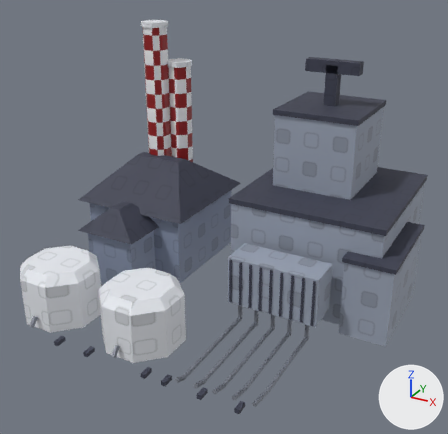
What one commit did to the FBX model power_a_city/modeles/Centrale_Rouge_Blanc.fbx.
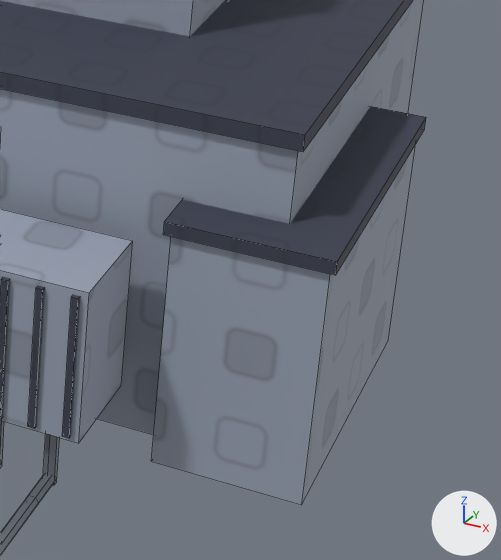
Each version appears first whole from a 50 mm camera at (8.1, -14.33, 9.73) aimed at (0.38, -0.28, 2.7), and next in a close-up on the part from 65% to 100% of the width and 43% to 84% of the height. Arrows for +X, +Y and +Z are at lower right; the lights stay in place. The last two pictures show the newer version. The close-ups show mesh edges as thin lines. Objects named as collision shapes, trigger or cutter boxes, shadow casters or lower levels of detail are left out. Vertices at exactly the same position are counted once.

In view in the first close-up: 'Centrale_Rouge_Blanc'.
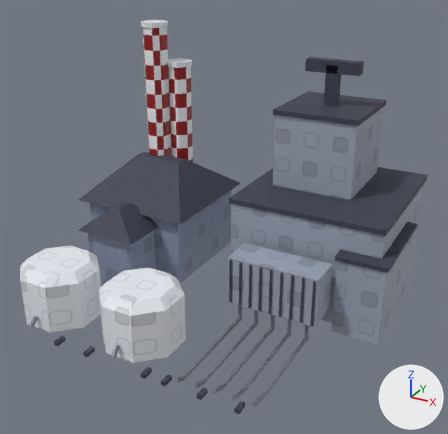
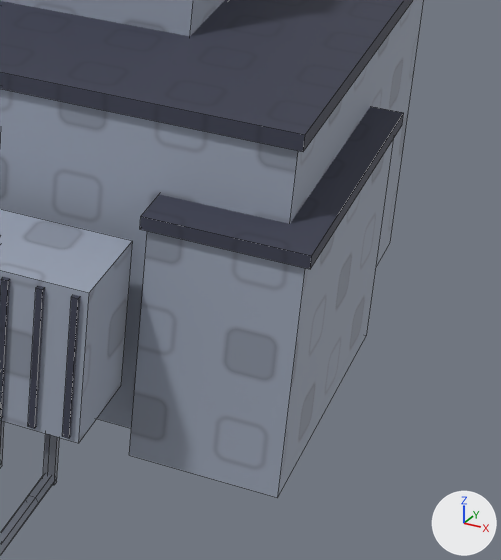
Location of each change, [x1, y1, x2, y2] in pixels of the close-ups (501 x 560 px; the box of a moved part takes in the faces that stretch with it):
'Centrale_Rouge_Blanc', reshaped: before [0, 0, 426, 555]; after [0, 0, 424, 555]
part 1 of me_centrale_rouge_blanc, moved or reshaped: before [151, 144, 416, 505]; after [129, 138, 394, 498]
part 2 of me_centrale_rouge_blanc, moved or reshaped: before [163, 106, 426, 275]; after [140, 106, 404, 269]

The change, as a diff of the scene's bpy script:
```diff
--- a/power_a_city/modeles/Centrale_Rouge_Blanc.fbx.py
+++ b/power_a_city/modeles/Centrale_Rouge_Blanc.fbx.py
@@ me_centrale_rouge_blanc @@
 # used by ob_centrale_rouge_blanc; location = (0.0, 0.0, 0.0)
-me_centrale_rouge_blanc.from_pydata(...)  # 558 vertices, 404 faces; spans x -4.95..5.3, y -4.45..4.75, z 0.0..7.57
+me_centrale_rouge_blanc.from_pydata(...)  # 558 vertices, 404 faces; spans x -4.95..5.1, y -4.45..4.75, z 0.0..7.57
+# me_centrale_rouge_blanc part 1: the loose piece of 8 vertices spanning x 3.95..5.25, y -0.3..2.7, z 0.0..2.2 is moved by (-0.2, 0.0, 0.0)
+# me_centrale_rouge_blanc part 2: the loose piece of 8 vertices spanning x 3.9..5.3, y -0.35..2.75, z 2.2..2.32 is moved by (-0.2, 0.0, 0.0)
 me_centrale_rouge_blanc.materials.append(mat_mur_gris_bleu)
```
